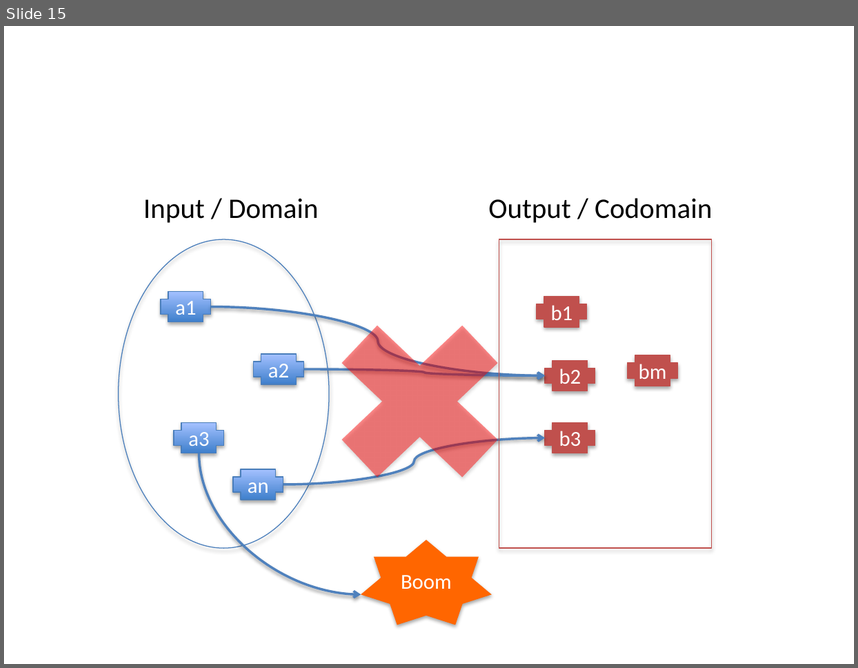
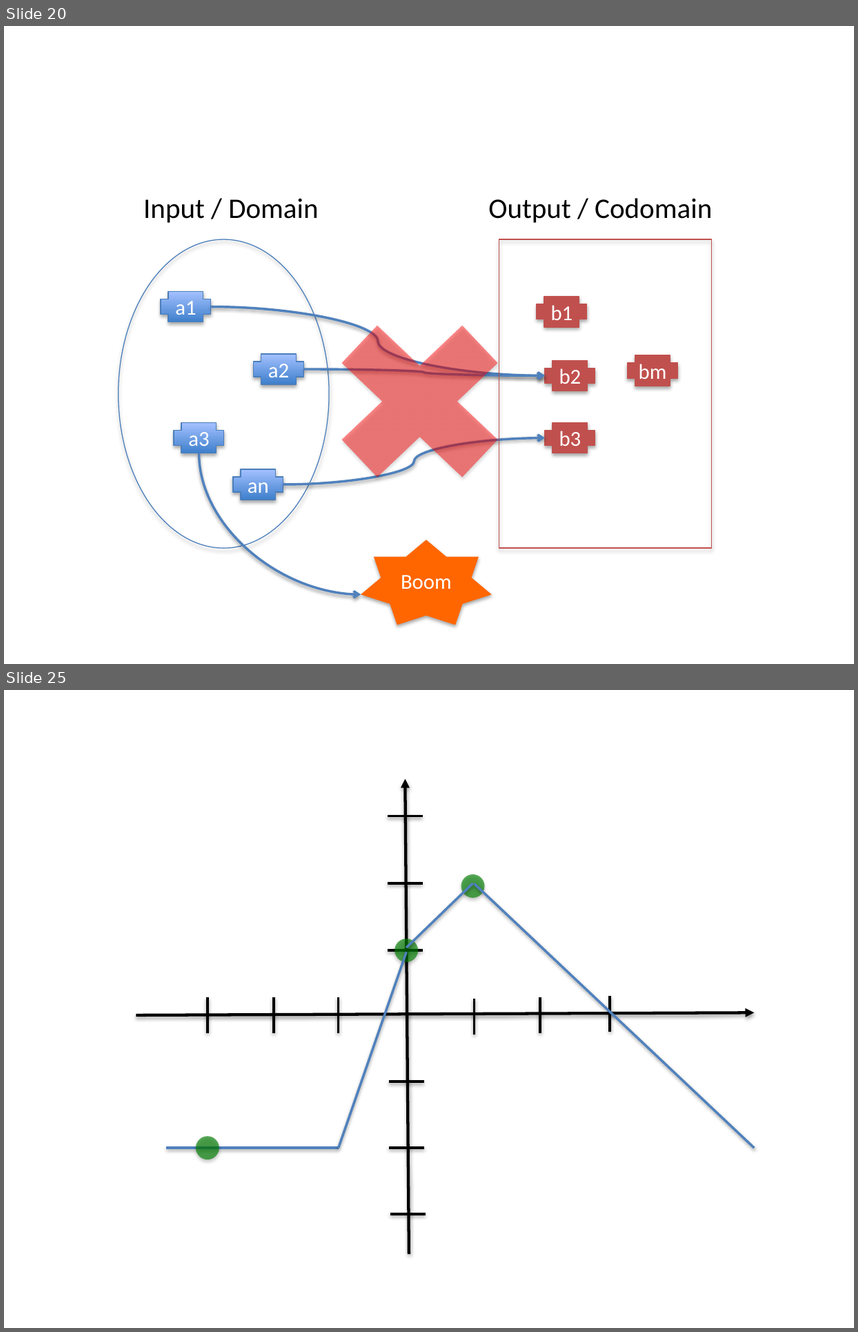
Before and after one commit to fp-tower/foundations, a slide deck: Diagrams.pptx. Shown one above the other, each under a label of ours: slide 15 before the commit, slides 20 and 25 after it; the slides between them are not shown. The pictures are 858x668 and 858x1332 pixels, drawn with LibreOffice and Linux fonts; fonts in the diff are those of the drawing. Boxes give left, top, right and bottom in pixels: in the first picture for what was removed or moved away, otherwise in the second. Text is boxed around its words. In the diff, an @@ line names an element or a change of style, - is before the commit and + after.

```diff
--- a/Diagrams.pptx
+++ b/Diagrams.pptx
@@ slide 25 added at (4, 690, 854, 1328), background #FFFFFF @@
@@ arrow added from (408, 1254) to (406, 779), #000000 2.5 pt @@
@@ line added from (388, 816) to (423, 816), #000000 2 pt @@
@@ ellipse added at (461, 874, 485, 898), fill #008000 at 65% opacity @@
@@ line added from (388, 883) to (423, 883), #000000 2 pt @@
@@ line added from (406, 947) to (473, 883), #4F81BD 2 pt @@
@@ line added from (474, 884) to (755, 1147), #4F81BD 2 pt @@
@@ line added from (338, 1147) to (406, 952), #4F81BD 2 pt @@
@@ line added from (388, 950) to (423, 950), #000000 2 pt @@
@@ ellipse added at (395, 938, 419, 962), fill #008000 at 65% opacity @@
@@ line added from (207, 997) to (207, 1032), #000000 2 pt @@
@@ line added from (274, 997) to (274, 1032), #000000 2 pt @@
@@ line added from (338, 997) to (338, 1032), #000000 2 pt @@
@@ line added from (474, 998) to (474, 1034), #000000 2 pt @@
@@ line added from (540, 997) to (540, 1032), #000000 2 pt @@
@@ line added from (610, 996) to (610, 1032), #000000 2 pt @@
@@ arrow added from (136, 1015) to (755, 1012), #000000 2.5 pt @@
@@ line added from (389, 1081) to (424, 1081), #000000 2 pt @@
@@ ellipse added at (196, 1136, 220, 1160), fill #008000 at 65% opacity @@
@@ line added from (166, 1147) to (338, 1147), #4F81BD 2 pt @@
@@ line added from (389, 1147) to (424, 1147), #000000 2 pt @@
@@ line added from (390, 1214) to (426, 1214), #000000 2 pt @@
@@ what was slide 15 is now slide 20 @@
```
Also in this commit, not shown: 4 slides changed, 39 other slides added, 1 slide removed, 8 other files.
